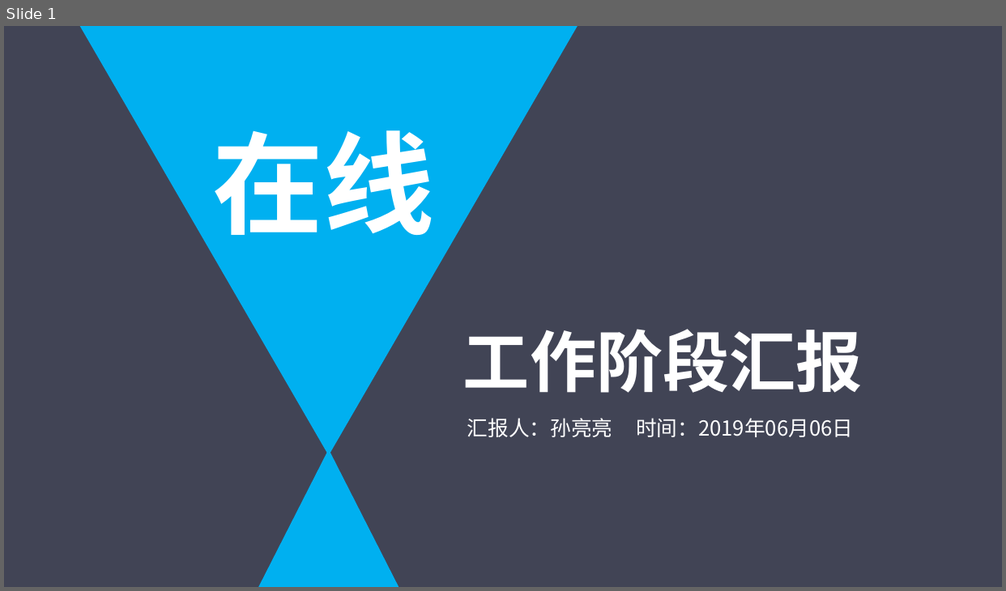
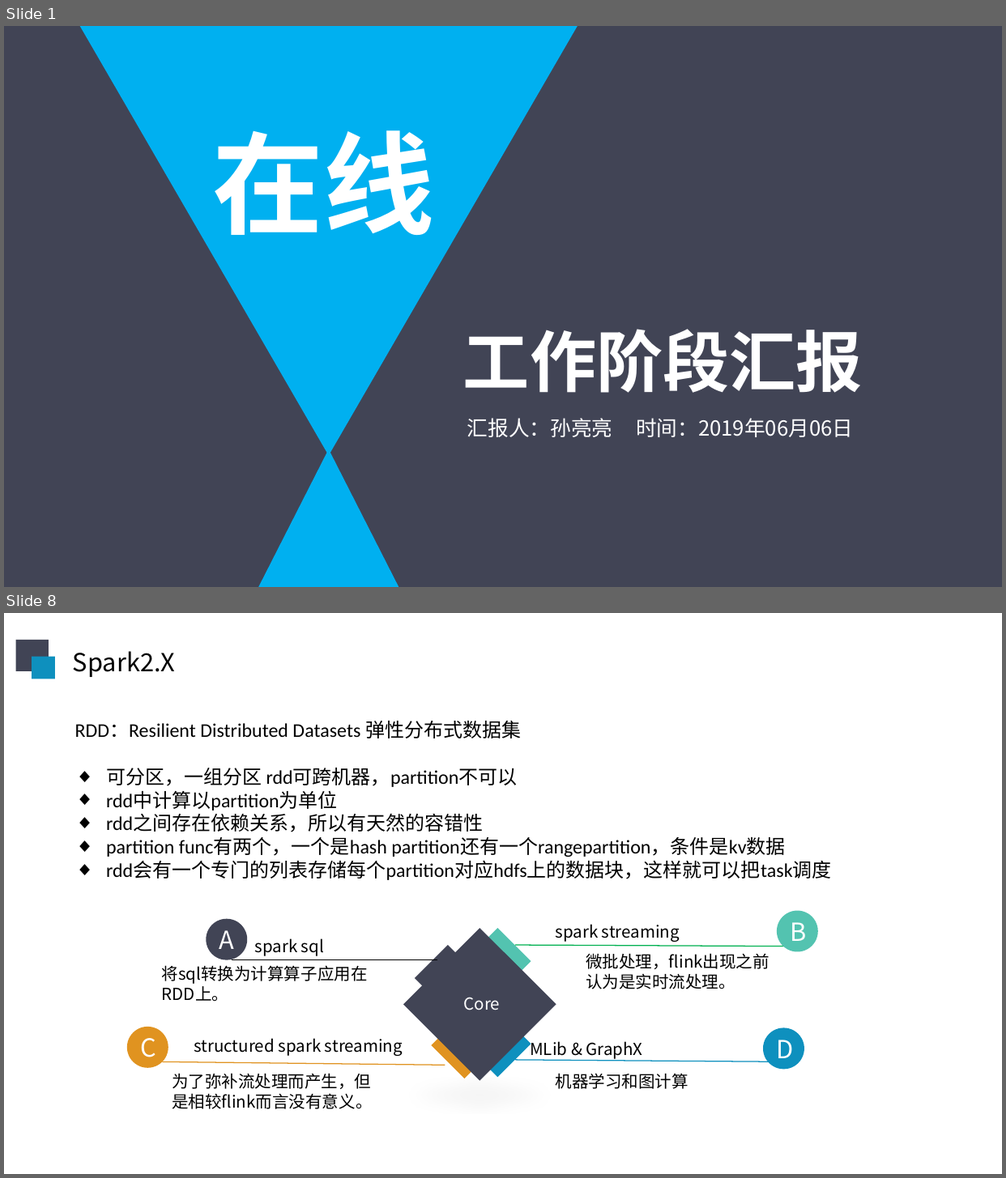
Before and after one commit to sunliangliang9201/interview_prepare, a slide deck: 在线阶段汇报20190606.pptx. Shown one above the other, each under a label of ours: slide 1 before the commit, slides 1 and 8 after it; the slides between them are not shown. The pictures are 1006x591 and 1006x1178 pixels, drawn with LibreOffice and Linux fonts; fonts in the diff are those of the drawing. Boxes give left, top, right and bottom in pixels: in the first picture for what was removed or moved away, otherwise in the second. Text is boxed around its words. In the diff, an @@ line names an element or a change of style, - is before the commit and + after.

```diff
--- a/在线阶段汇报20190606.pptx
+++ b/在线阶段汇报20190606.pptx
@@ slide 8 added at box(4, 613, 1002, 1174), background #FFFFFF @@
@@ rectangle added at box(16, 640, 49, 672), fill #414455 @@
@@ rectangle added at box(32, 657, 55, 680), fill #0E90BE @@
@@ text added at box(73, 651, 175, 677), 18 pt, text #000000 @@
+Spark2.X
@@ text added at box(75, 721, 832, 880), 14 pt, text #000000 @@
+RDD：Resilient Distributed Datasets 弹性分布式数据集
+◆ 可分区，一组分区 rdd可跨机器，partition不可以
+◆ rdd中计算以partition为单位
+◆ rdd之间存在依赖关系，所以有天然的容错性
+◆ partition func有两个，一个是hash partition还有一个rangepartition，条件是kv数据
+◆ rdd会有一个专门的列表存储每个partition对应hdfs上的数据块，这样就可以把task调度
@@ ellipse added at box(206, 919, 246, 960), fill #414455, 18 pt, text #FFFFFF @@
+A
@@ text added at box(556, 924, 680, 942), 12 pt, text #000000 @@
+spark streaming
@@ ellipse added at box(777, 910, 817, 952), fill #53C3B0, 18 pt, text #FFFFFF @@
+B
@@ text added at box(255, 939, 324, 956), 12 pt, text #000000 @@
+spark sql
@@ line added from (515, 945) to (790, 946), #00B050 0.75 pt @@
@@ text added at box(162, 965, 368, 1001), 12 pt, text #000000 @@
+将sql转换为计算算子应用在RDD上。
@@ line added from (232, 960) to (438, 960), #000000 0.75 pt @@
@@ text added at box(586, 953, 769, 990), 12 pt, text #000000 @@
+微批处理，flink出现之前认为是实时流处理。
@@ group added at box(403, 928, 556, 1081): 5 diamonds, 1 text @@
+Core
@@ ellipse added at box(127, 1027, 168, 1068), fill #E09320, 18 pt, text #FFFFFF @@
+C
@@ text added at box(194, 1038, 403, 1056), 12 pt, text #000000 @@
+structured spark streaming
@@ text added at box(530, 1041, 643, 1060), 12 pt, text #000000 @@
+MLib & GraphX
@@ ellipse added at box(764, 1029, 804, 1069), fill #0E90BE, 18 pt, text #FFFFFF @@
+D
@@ line added from (163, 1062) to (445, 1065), #E09320 0.75 pt @@
@@ text added at box(172, 1073, 372, 1110), 12 pt, text #000000 @@
+为了弥补流处理而产生，但是相较flink而言没有意义。
@@ line added from (515, 1060) to (786, 1062), #0E90BE 0.75 pt @@
@@ text added at box(556, 1073, 688, 1089), 12 pt, text #000000 @@
+机器学习和图计算
```
Also in this commit, not shown: 5 slides changed, 7 other slides added.
